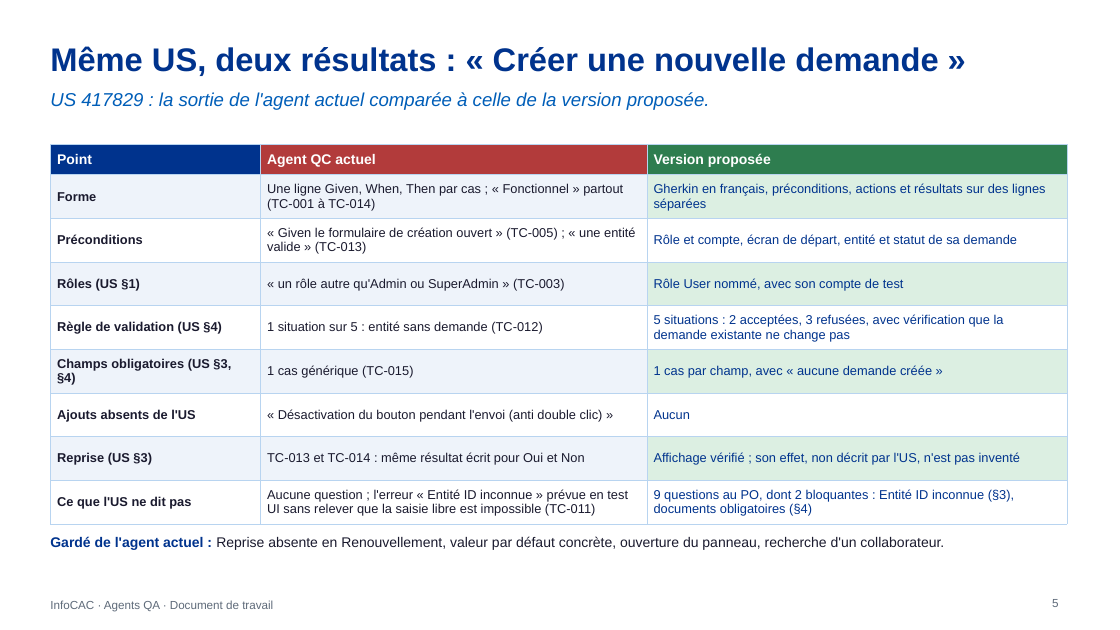
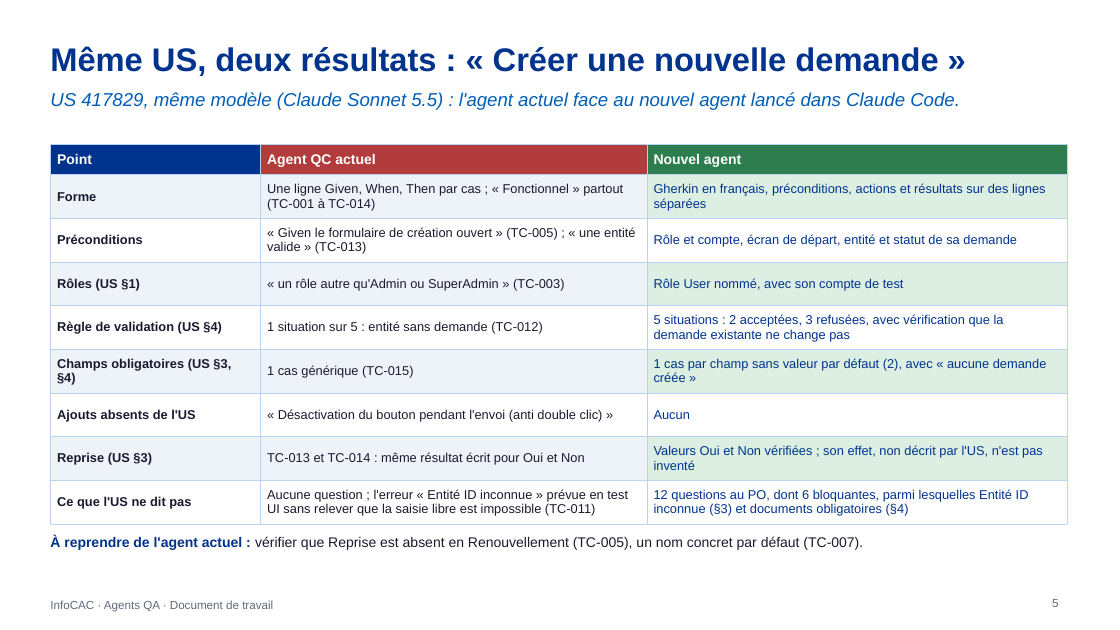
Before and after one commit to DauraRady/Travaux-QA, a slide deck: slide 5 of doc/InfoCAC-agents-QA.pptx. Drawn at 1120x630 pixels with LibreOffice and Linux fonts; fonts in the diff are those of the drawing. Boxes give left, top, right and bottom in pixels: in the first picture for what was removed or moved away, otherwise in the second. Text is boxed around its words. In the diff, an @@ line names an element or a change of style, - is before the commit and + after.

Commit message:
Résultat du nouvel agent sur l'US 417829, comparatif et skills mis à jour

```diff
--- a/doc/InfoCAC-agents-QA.pptx
+++ b/doc/InfoCAC-agents-QA.pptx
@@ text at <box>50,92,960,110</box>: text changed @@
-US 417829 : la sortie de l'agent actuel comparée à celle de la version proposée.
+US 417829, même modèle (Claude Sonnet 5.5) : l'agent actuel face au nouvel agent lancé dans Claude Code.
@@ table at <box>50,145,1067,520</box> @@
-row 1, column 3: Version proposée
+row 1, column 3: Nouvel agent
-row 6, column 3: 1 cas par champ, avec « aucune demande créée »
+row 6, column 3: 1 cas par champ sans valeur par défaut (2), avec « aucune demande créée »
-row 8, column 3: Affichage vérifié ; son effet, non décrit par l'US, n'est pas inventé
+row 8, column 3: Valeurs Oui et Non vérifiées ; son effet, non décrit par l'US, n'est pas inventé
-row 9, column 3: 9 questions au PO, dont 2 bloquantes : Entité ID inconnue (§3), documents obligatoires (§4)
+row 9, column 3: 12 questions au PO, dont 6 bloquantes, parmi lesquelles Entité ID inconnue (§3) et documents obligatoires (§4)
@@ text at <box>50,536,863,550</box>: text changed @@
-Gardé de l'agent actuel : Reprise absente en Renouvellement, valeur par défaut concrète, ouverture du panneau, recherche d'un collaborateur.
+À reprendre de l'agent actuel : vérifier que Reprise est absent en Renouvellement (TC-005), un nom concret par défaut (TC-007).
```
Also in this commit, not shown: 1 other slide changed, 11 other files.
